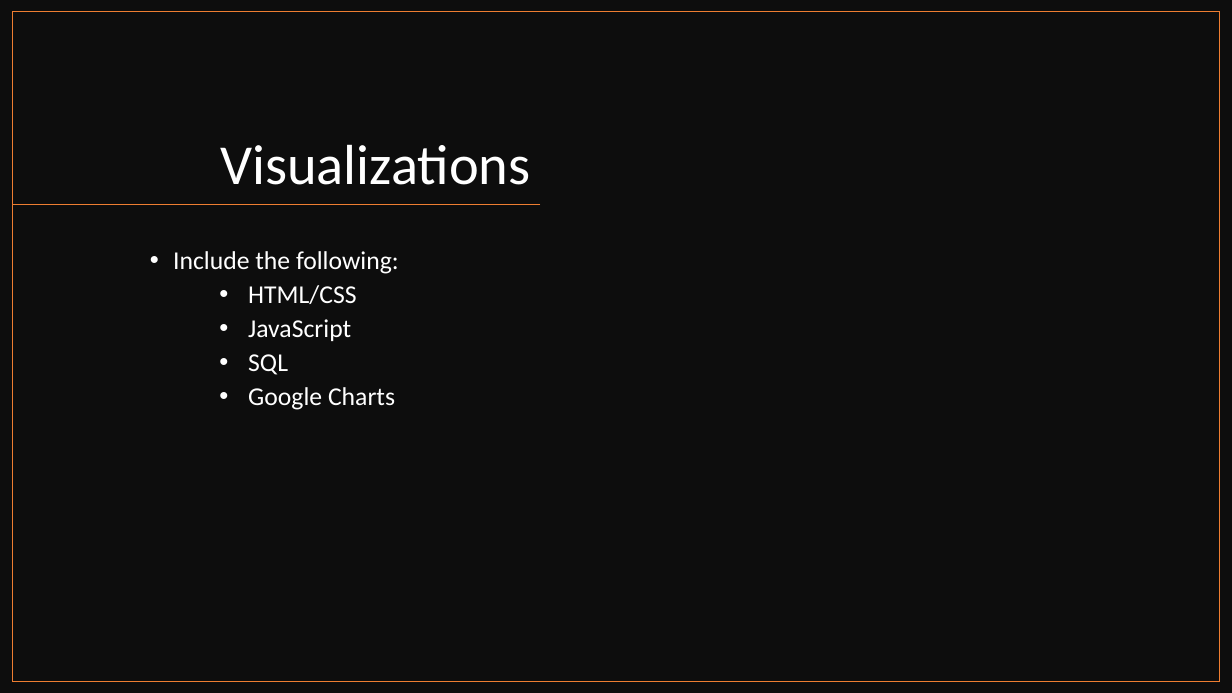
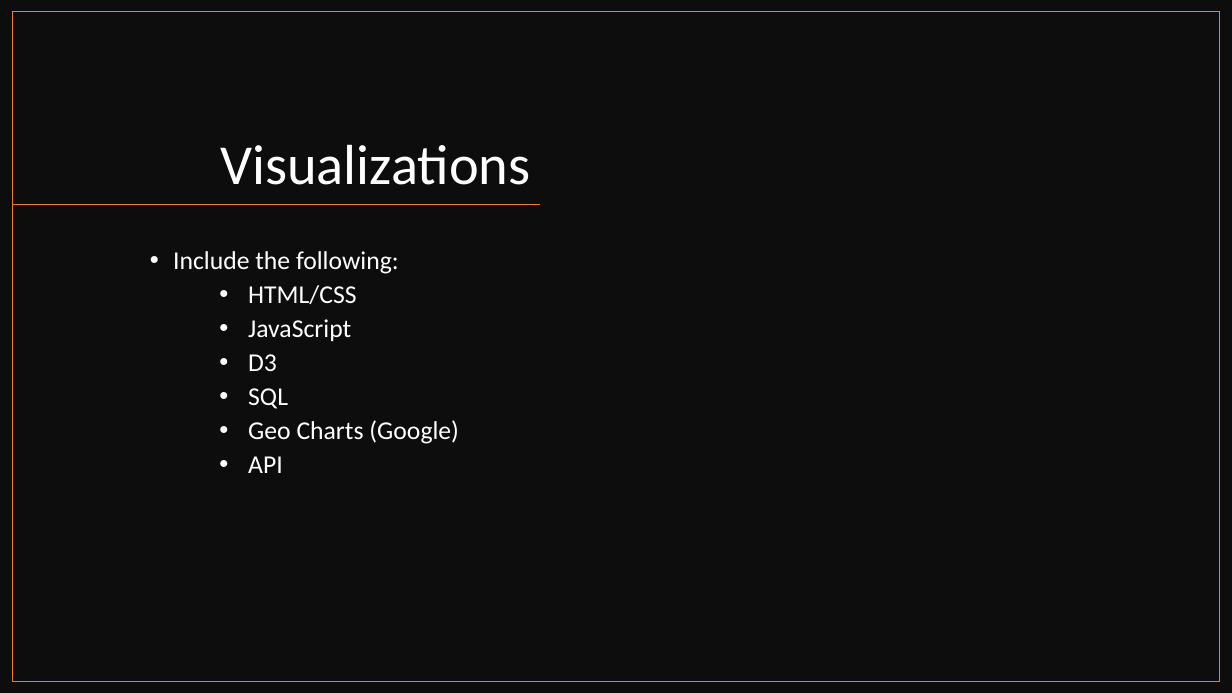
Before and after one commit to m-rivera1/Netfix-Grp-Project, a slide deck: slide 4 of presentation/Netflix_by_numbers.pptx. Drawn at 1232x693 pixels with LibreOffice and Linux fonts; fonts in the diff are those of the drawing. Boxes give left, top, right and bottom in pixels: in the first picture for what was removed or moved away, otherwise in the second. Text is boxed around its words. In the diff, an @@ line names an element or a change of style, - is before the commit and + after.

Commit message:
latest slide deck

```diff
--- a/presentation/Netflix_by_numbers.pptx
+++ b/presentation/Netflix_by_numbers.pptx
@@ text at <box>248,354,277,371</box>: paragraph added @@
+  • D3
@@ text at <box>248,420,459,473</box>: text changed @@
-  • Google Charts
+  • Geo Charts (Google)
+  • API
```
